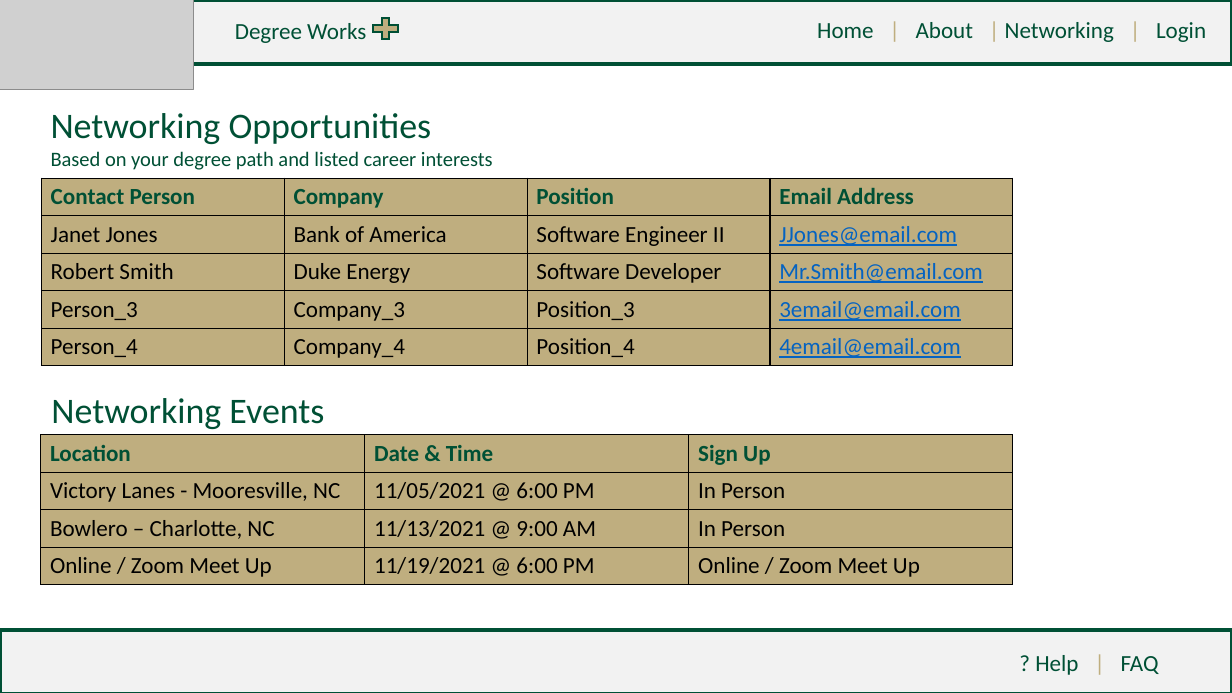
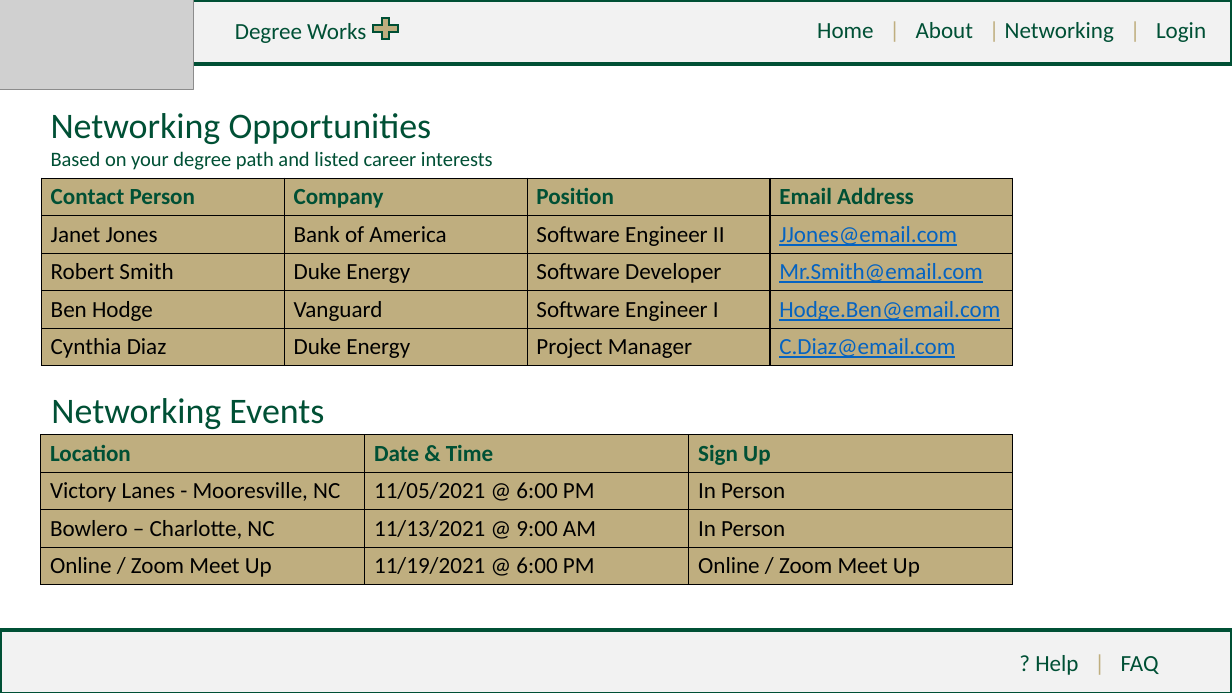
Before and after one commit to tcowie1/Group11-3155Repo, a slide deck: slide 5 of High-Fidelity/Group 11 - DegreeWorks PLUS High Fidelity.pptx (slide 4 before the commit). Drawn at 1232x693 pixels with LibreOffice and Linux fonts; fonts in the diff are those of the drawing; grey boxes stand for pictures. Boxes give left, top, right and bottom in pixels: in the first picture for what was removed or moved away, otherwise in the second. Text is boxed around its words. In the diff, an @@ line names an element or a change of style, - is before the commit and + after.

```diff
--- a/High-Fidelity/Group 11 - DegreeWorks PLUS High Fidelity.pptx
+++ b/High-Fidelity/Group 11 - DegreeWorks PLUS High Fidelity.pptx
@@ table at (42, 178, 1014, 366) @@
-row 4: Person_3 | Company_3 | Position_3 | 3email@email.com
+row 4: Ben Hodge | Vanguard | Software Engineer I | Hodge.Ben@email.com
-row 5: Person_4 | Company_4 | Position_4 | 4email@email.com
+row 5: Cynthia Diaz | Duke Energy | Project Manager | C.Diaz@email.com
```
Also in this commit, not shown: 5 other slides changed, 3 slides added.
